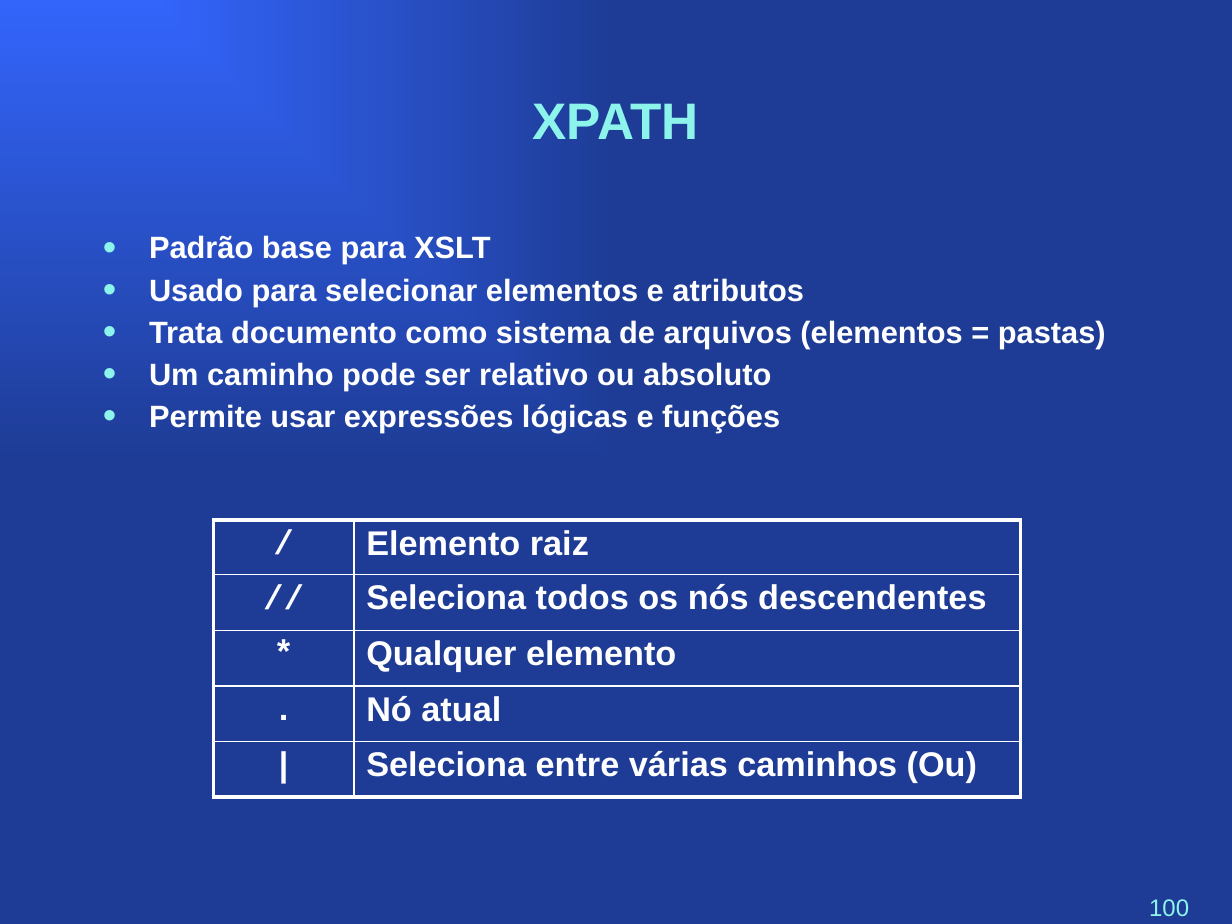
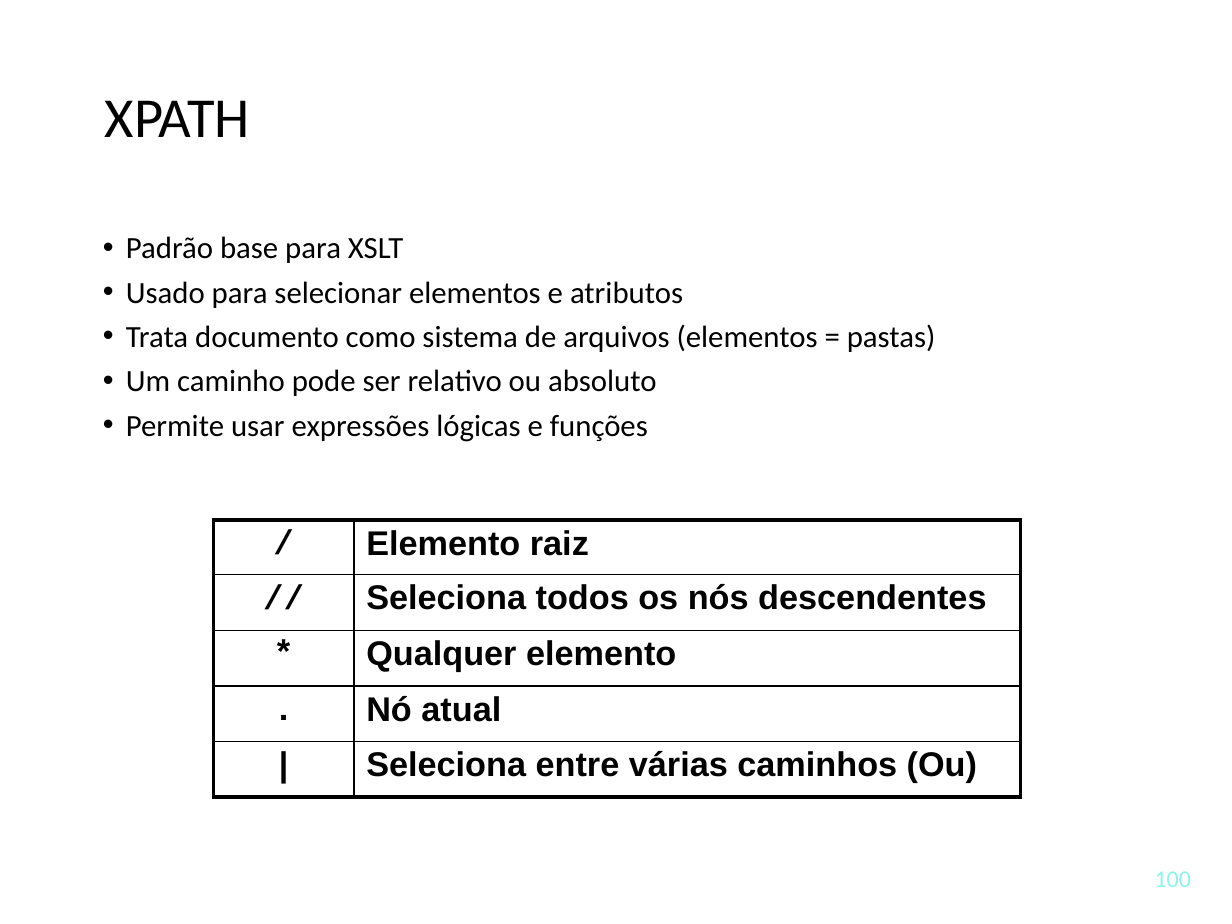
Before and after one commit to tewarid/course-xml, a slide deck: slide 100 of curso.pptx. Drawn at 1232x924 pixels with LibreOffice and Linux fonts; fonts in the diff are those of the drawing. Boxes give left, top, right and bottom in pixels: in the first picture for what was removed or moved away, otherwise in the second. Text is boxed around its words. In the diff, an @@ line names an element or a change of style, - is before the commit and + after.

Commit message:
change slide theme

```diff
--- a/curso.pptx
+++ b/curso.pptx
@@ background gradient #3365FB to #2951C9 to #FFFFFF @@
@@ title "XPATH" at [105, 100, 250, 137]: size 30 to 33 pt, font Arial to Calibri, text colour #8CF4EA to #000000, bold off; alignment centre to left; line spacing 1 to 0.9 @@
@@ text "Padrão base para XSLT" at [126, 236, 936, 442]: font Arial to Calibri, text colour #FFFFFF to #000000, bold off; indent changed; more space between paragraphs @@
@@ table at [213, 520, 1020, 797] @@
@@ text colour #FFFFFF to #000000 @@
@@ borders changed @@
@@ page number at [1155, 871, 1191, 887]: font Arial to Calibri @@
```
Also in this commit, not shown: 118 other slides changed, 1 slide added, 1 slide removed, 2 other files.
